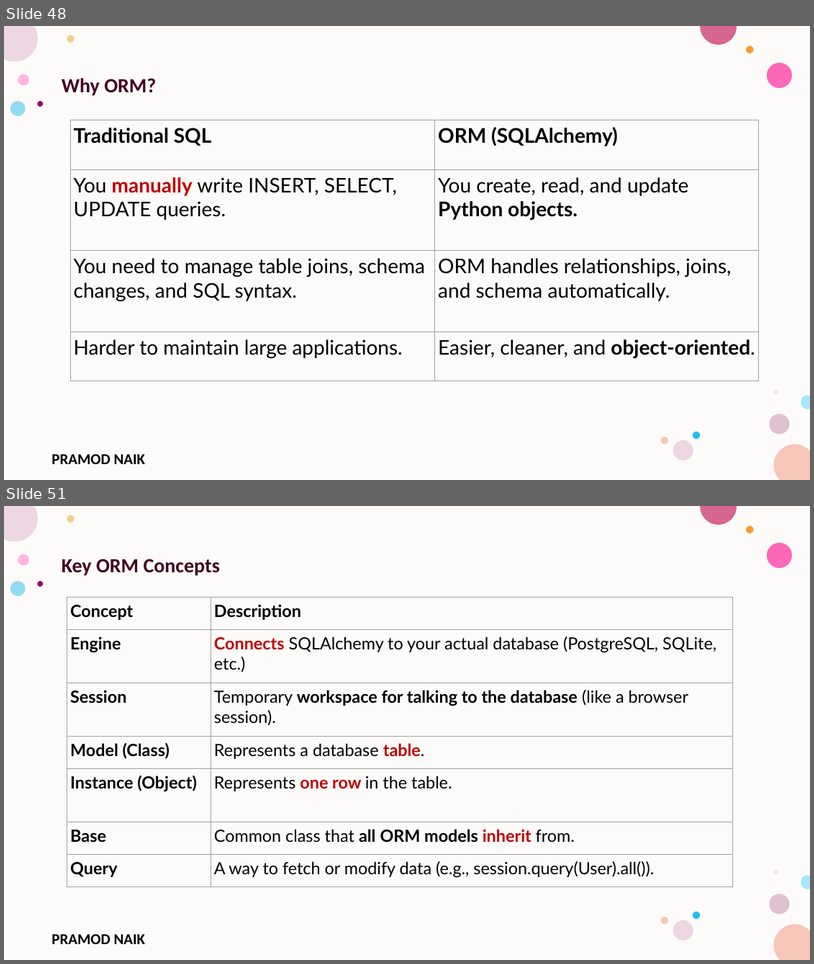
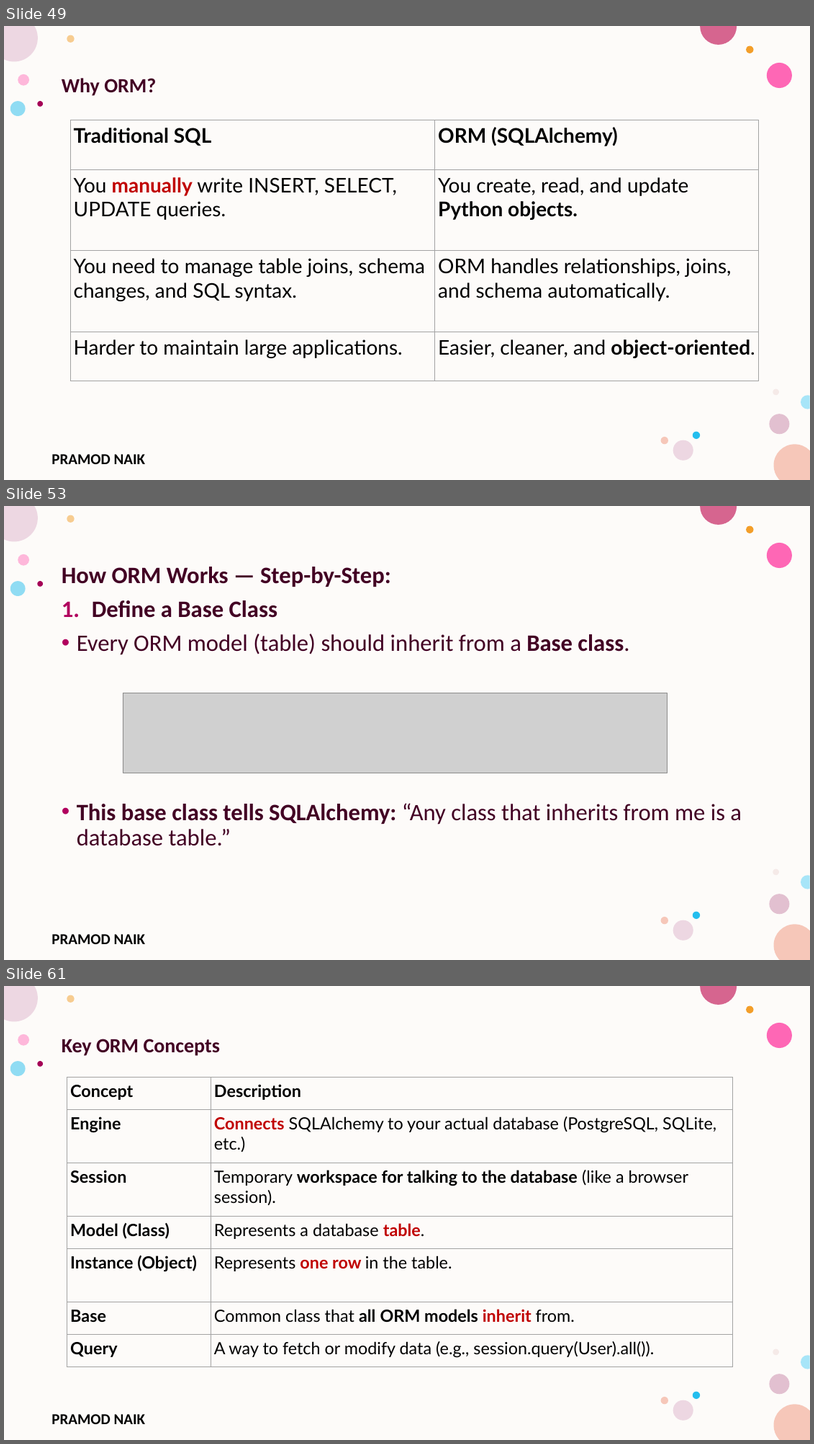
Before and after one commit to PRAMODNAIK-DEV/Backend-Dev-using-Python-FastAPI, a slide deck: FastAPI/FastAPI- Intermediate.pptx. Shown one above the other, each under a label of ours: slides 48 and 51 before the commit, slides 49, 53 and 61 after it; the slides between them are not shown. The pictures are 814x964 and 814x1444 pixels, drawn with LibreOffice and Linux fonts; fonts in the diff are those of the drawing; grey boxes stand for pictures; background and template pictures are left out. Boxes give left, top, right and bottom in pixels: in the first picture for what was removed or moved away, otherwise in the second. Text is boxed around its words. In the diff, an @@ line names an element or a change of style, - is before the commit and + after.

```diff
--- a/FastAPI/FastAPI- Intermediate.pptx
+++ b/FastAPI/FastAPI- Intermediate.pptx
@@ slide 53 added at bbox=[4, 506, 810, 960], background #FFFFFF; not listed: 17 template elements that a slide beside it also shows @@
@@ text added at bbox=[62, 566, 742, 846], 28 pt, text #420023 @@
+How ORM Works — Step-by-Step:
+1. Define a Base Class
+• Every ORM model (table) should inherit from a Base class.
+• This base class tells SQLAlchemy: “Any class that inherits from me is a database table.”
@@ picture added at bbox=[123, 693, 668, 773] @@
@@ what was slide 48 is now slide 49 @@
@@ what was slide 51 is now slide 61 @@
```
Also in this commit, not shown: 6 slides changed, 9 other slides added, 5 other files.
